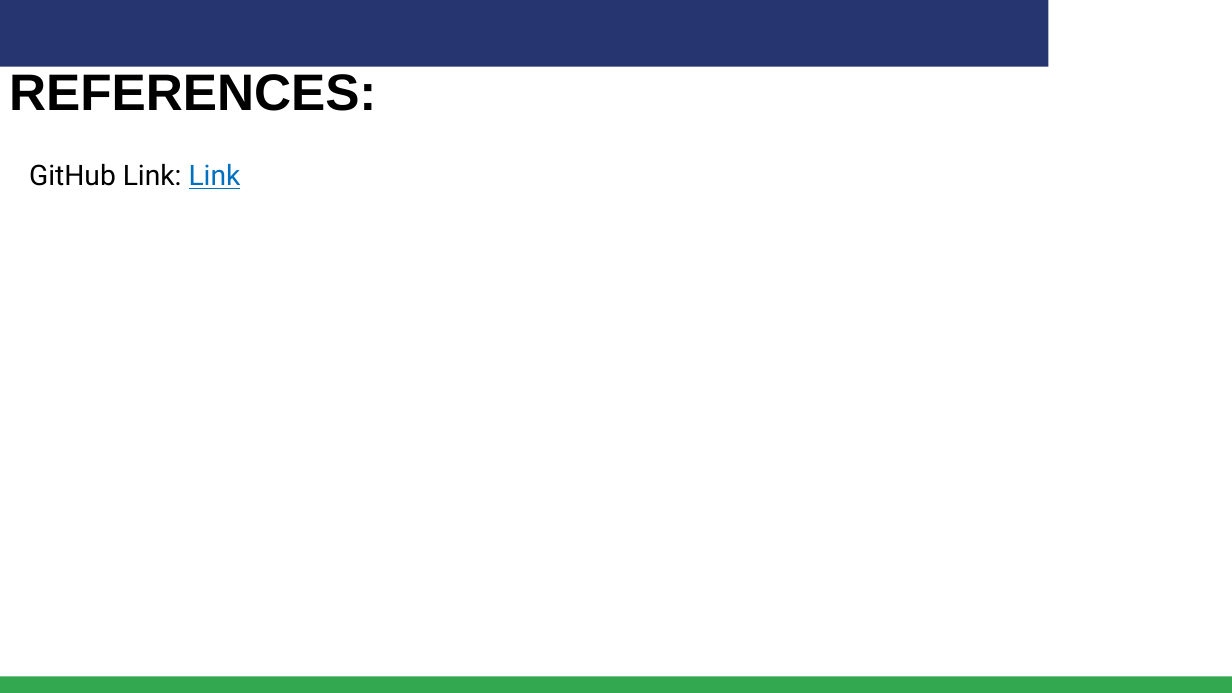
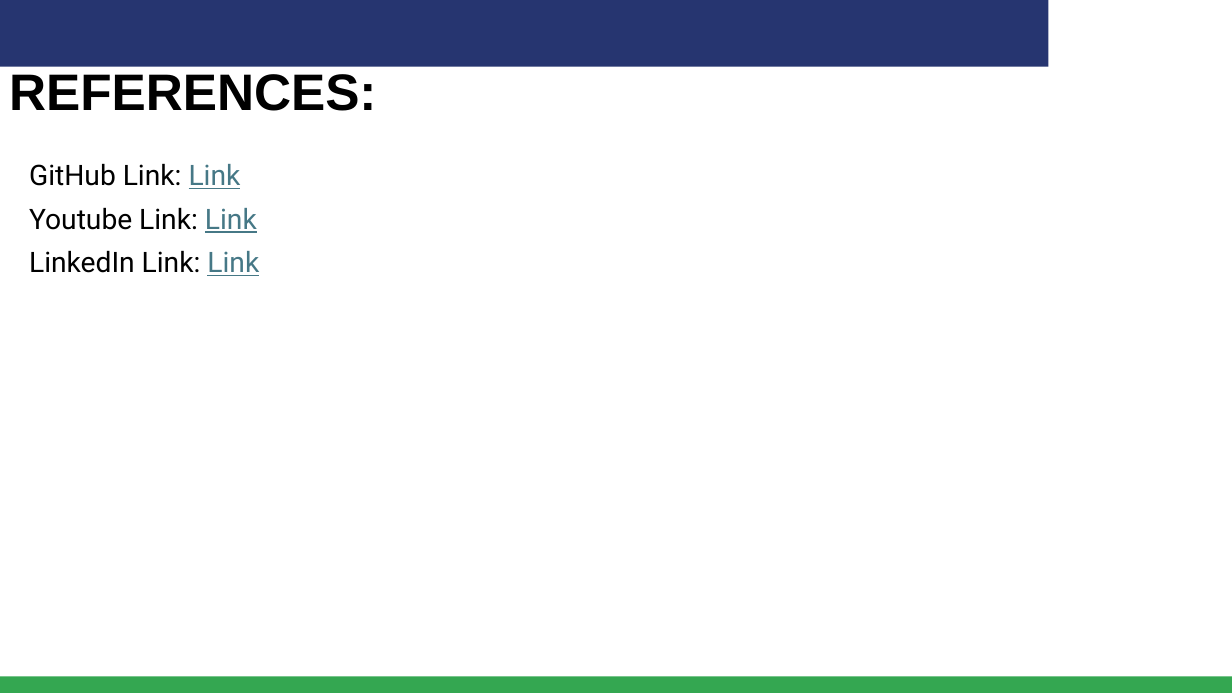
Before and after one commit to Mynameismurari/Microsoft_Elevate, a slide deck: slide 13 of MicrosoftElevate/MS Elevate Internship- Project template.pptx. Drawn at 1232x693 pixels with LibreOffice and Linux fonts; fonts in the diff are those of the drawing; background and template pictures are left out. Boxes give left, top, right and bottom in pixels: in the first picture for what was removed or moved away, otherwise in the second. Text is boxed around its words. In the diff, an @@ line names an element or a change of style, - is before the commit and + after.

```diff
--- a/MicrosoftElevate/MS Elevate Internship- Project template.pptx
+++ b/MicrosoftElevate/MS Elevate Internship- Project template.pptx
@@ text at [29,163,241,189]: text colour #0070C0 to #467886 in "Link" @@
@@ text at [29,207,259,276]: paragraphs added @@
+Youtube Link: Link
+LinkedIn Link: Link
```
Also in this commit, not shown: 1 other slide changed.
